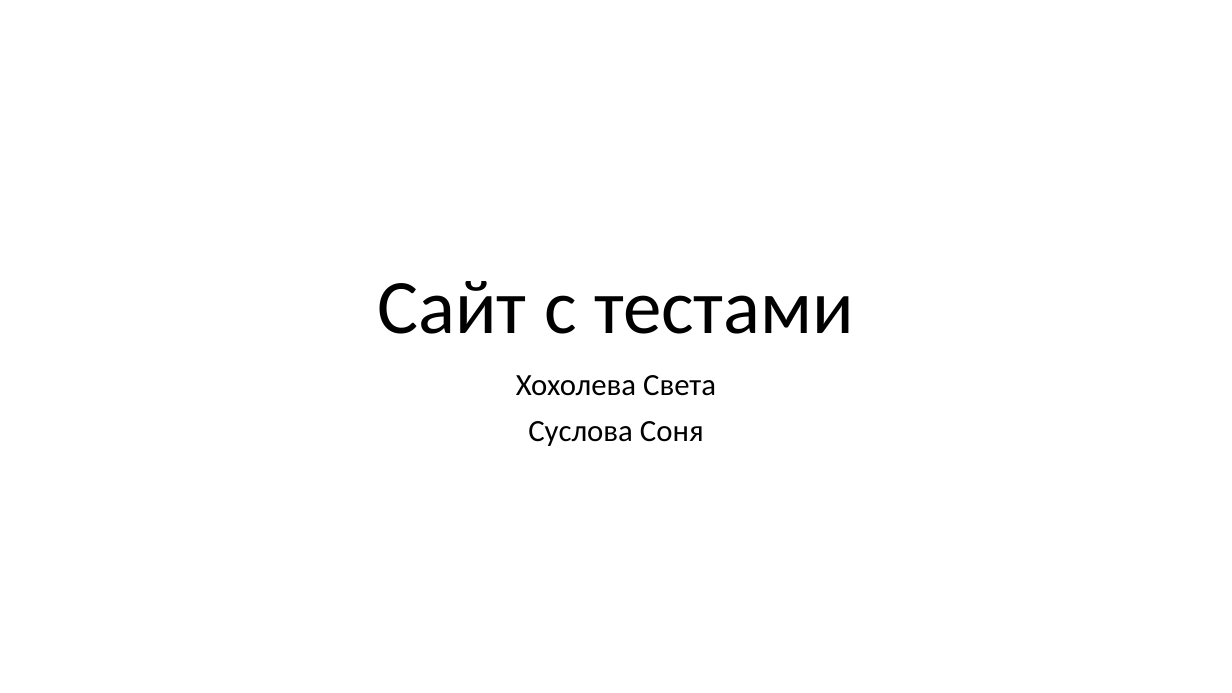
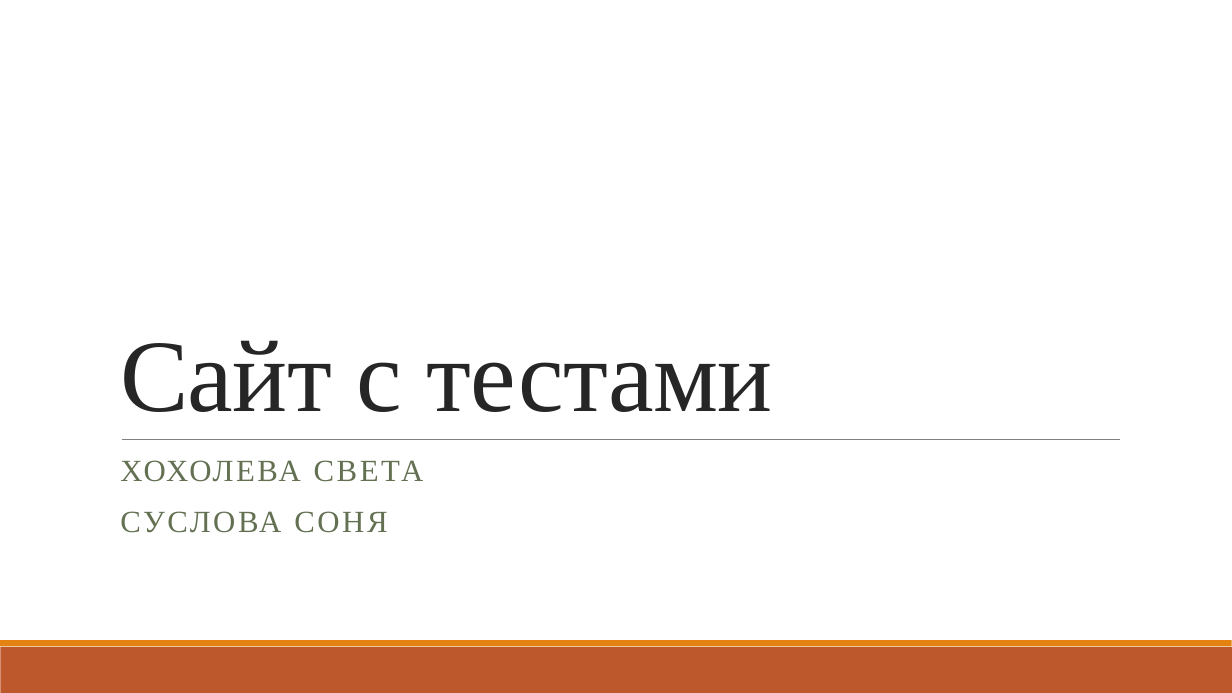
Before and after one commit to Khokholeva/web_project, a slide deck: slide 1 of Презентация веб проекта.pptx. Drawn at 1232x693 pixels with LibreOffice and Linux fonts; fonts in the diff are those of the drawing. Boxes give left, top, right and bottom in pixels: in the first picture for what was removed or moved away, otherwise in the second. Text is boxed around its words. In the diff, an @@ line names an element or a change of style, - is before the commit and + after.

```diff
--- a/Презентация веб проекта.pptx
+++ b/Презентация веб проекта.pptx
@@ title "Сайт с тестами": place and size @@
-title "Сайт с тестами" at <box>377,281,854,334</box>
+title "Сайт с тестами" at <box>120,340,773,412</box>
@@ title "Сайт с тестами" at <box>120,340,773,412</box>: size 60 to 80 pt, font Calibri to Times New Roman, text colour #000000 to #262626, letter spacing 0 to -0.5 pt; alignment centre to left; line spacing 0.9 to 0.85 @@
@@ line added from (122, 439) to (1120, 439), #808080 0.5 pt @@
@@ subtitle at <box>120,460,424,533</box>: text changed; font Calibri to Times New Roman; text colour #000000 to #637052 @@
-Хохолева Света
-Суслова Соня
+ХОХОЛЕВА СВЕТА
+СУСЛОВА СОНЯ
@@ rectangle added at <box>0,647,1232,693</box>, fill #BD582C @@
@@ rectangle added at <box>0,640,1232,647</box>, fill #E48312 @@
```
Also in this commit, not shown: 4 other slides changed.
